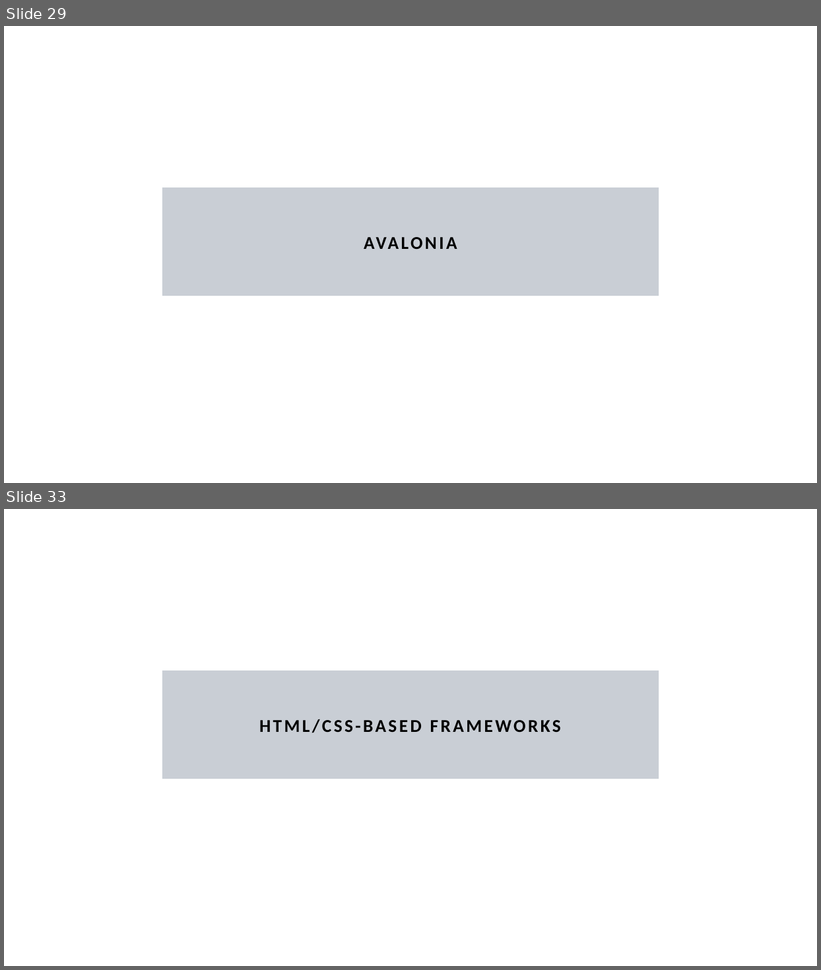
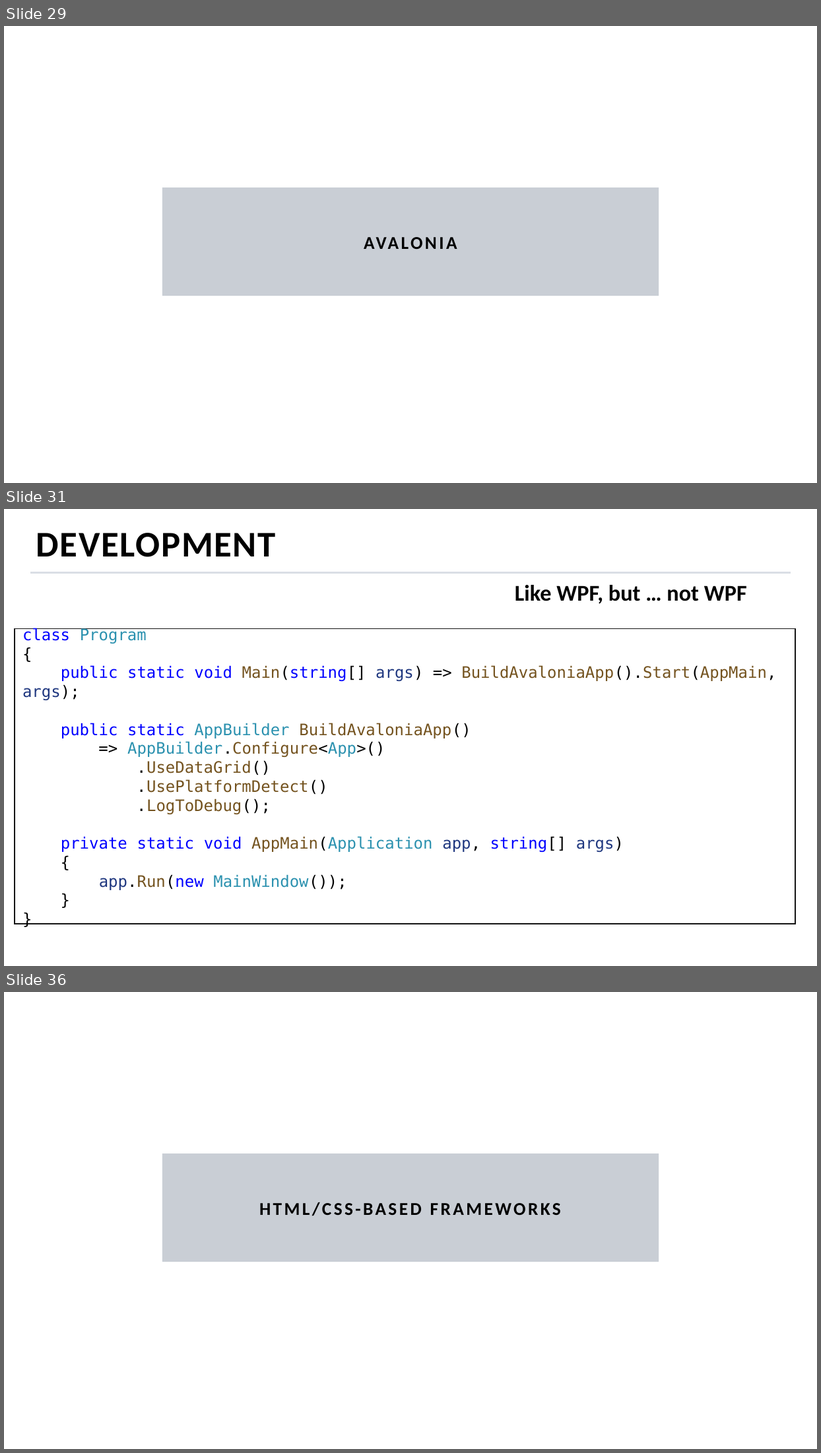
Before and after one commit to MihailRomanov/TechTalks_GUI_in_Net, a slide deck: presentation.pptx. Shown one above the other, each under a label of ours: slides 29 and 33 before the commit, slides 29, 31 and 36 after it; the slides between them are not shown. The pictures are 821x970 and 821x1453 pixels, drawn with LibreOffice and Linux fonts; fonts in the diff are those of the drawing; background and template pictures are left out. Boxes give left, top, right and bottom in pixels: in the first picture for what was removed or moved away, otherwise in the second. Text is boxed around its words. In the diff, an @@ line names an element or a change of style, - is before the commit and + after.

```diff
--- a/presentation.pptx
+++ b/presentation.pptx
@@ slide 31 added at (x1=4, y1=509, x2=817, y2=966), background picture (left out) @@
@@ title added at (x1=36, y1=533, x2=276, y2=557), 32 pt, text #000000, bold @@
+DEVELOPMENT
@@ line added from (30, 572) to (791, 572), #DADEE5 1.5 pt @@
@@ text added at (x1=515, y1=585, x2=747, y2=604), 20 pt, text #000000, bold @@
+Like WPF, but … not WPF
@@ rectangle added at (x1=15, y1=628, x2=796, y2=925), fill #FFFFFF, outline #141414 1 pt, 14 pt, text #74531F @@
+class Program
+{
+public static void Main(string[] args) => BuildAvaloniaApp().Start(AppMain, args);
+public static AppBuilder BuildAvaloniaApp()
+=> AppBuilder.Configure<App>()
+.UseDataGrid()
+.UsePlatformDetect()
+.LogToDebug();
+private static void AppMain(Application app, string[] args)
+{
+app.Run(new MainWindow());
+}
+}
@@ what was slide 33 is now slide 36 @@
```
Also in this commit, not shown: 1 slide changed, 5 other slides added, 5 slides removed.
